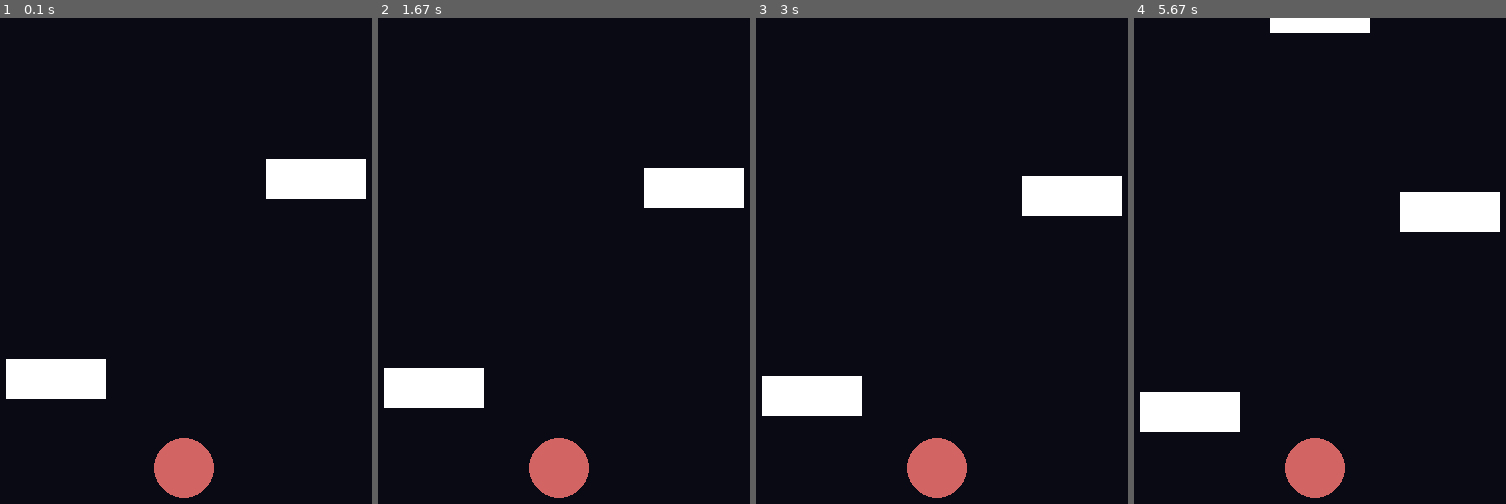
Above: before the commit, frames 1-4 (left to right).
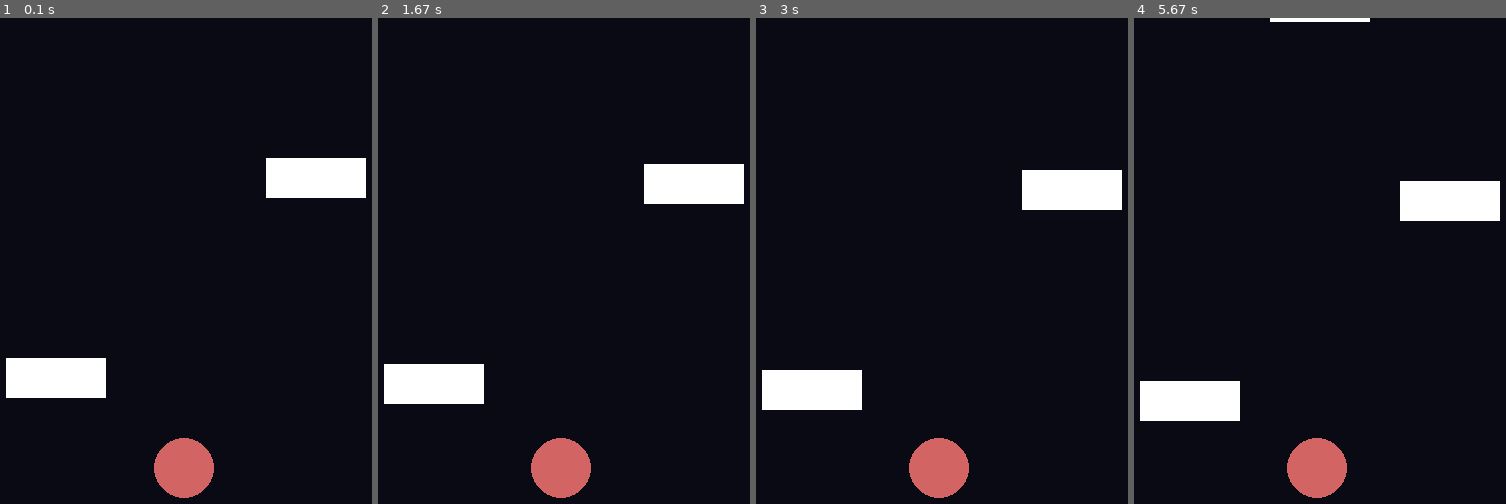
Above: after the commit, the same moments.

Repository: Cubical22/PyGameRepractice
Game: pygame game, started from index.py
Same seed, same stepped clock (60 frames per second), same inputs: the game is played once before the commit and once after it.
Inputs (mouse positions are in pixels of both pictures, inside the frame that each line leads up to):
- Up to frame 1 (0.1 s): no input
- Up to frame 2 (1.67 s): click (564, 319) at 0.38 s; click (567, 358) at 0.72 s; click (441, 226) at 1.05 s; click (outside the picture) at 1.38 s
- Up to frame 3 (3 s): click (949, 115) at 1.72 s; click (923, 474) at 2.05 s; click (930, 217) at 2.38 s; click (886, 192) at 2.72 s
- Up to frame 4 (5.67 s): click (1424, 265) at 3.05 s; click (1442, 304) at 3.38 s; click (1405, 212) at 3.72 s; click (1204, 202) at 4.05 s; click (1338, 295) at 4.38 s; click (1204, 280) at 4.72 s; click (1260, 494) at 5.05 s; click (outside the picture) at 5.38 s

The runs differ from the first frame. In frame 1, 0.2% of the frame differs, in the area x 1-99%, y 28-79%; in frame 2, 1.0%; in frame 3, 1.5%; in frame 4, 3.2%, in the area x 1-99%, y 0-99%.

Commit message:
fine touches

Diff:
--- a/Items/GENERATOR/GENERATOR.py
+++ b/Items/GENERATOR/GENERATOR.py
@@ -23,5 +23,3 @@
         # adding the new one
         OBS.append(OB(next_layer, placement))
         OBS.remove(ob)
-
-        print("replaced")
--- a/constants.py
+++ b/constants.py
@@ -1,6 +1,6 @@
 SCREEN_SIZE = (400,600)
 
-ROTATION_SPEED = 0.0015
+ROTATION_SPEED = 0.001
 LAYER_FACTOR_DEVIDER = 170
 
 CIRCLE_RADIUS = 30
--- a/index.py
+++ b/index.py
@@ -12,7 +12,7 @@
 
 # variables used for the moving ball animation
 animation_value = 0
-rotation_multiplier = 1
+rotation_multiplier = 0.9
 
 # 0: left 1: middle 2: right
 OBS.extend([
